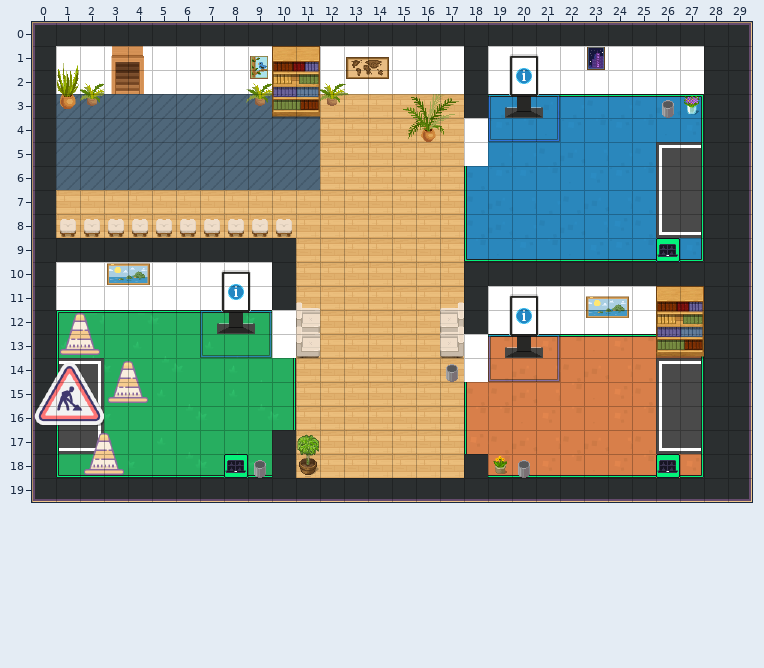
Two states of a Tiled map (JSON), cours.tmj. That is the earlier state.
Cells are 32x32 px. Shown: x 0..29, y 0..19.
Once edited:
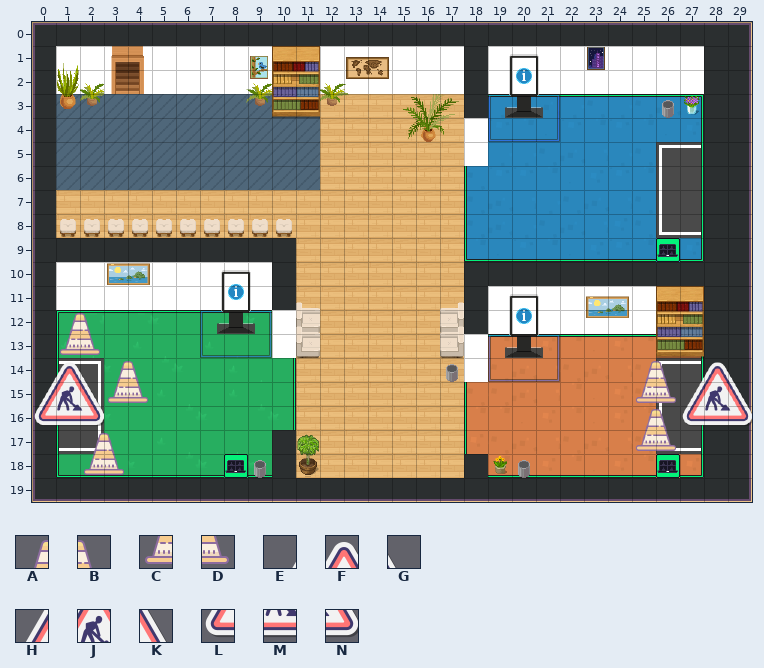
Key: from "Chunk 1": A 79, B 80, C 81, D 82, E 83, F 84, G 85, H 86, J 87, K 88, L 89, M 90, N 91.
_ is an empty cell.
The exact change:
Changed rows in their new state; . is an unchanged cell.
Layer "travaux":
first column x 25:
14 ABEFG
15 CDHJK
16 ABLMN
17 CD...
Pixel boxes of the changes (left, top, right, bottom) in both pictures:
added: (636, 361, 752, 451)
